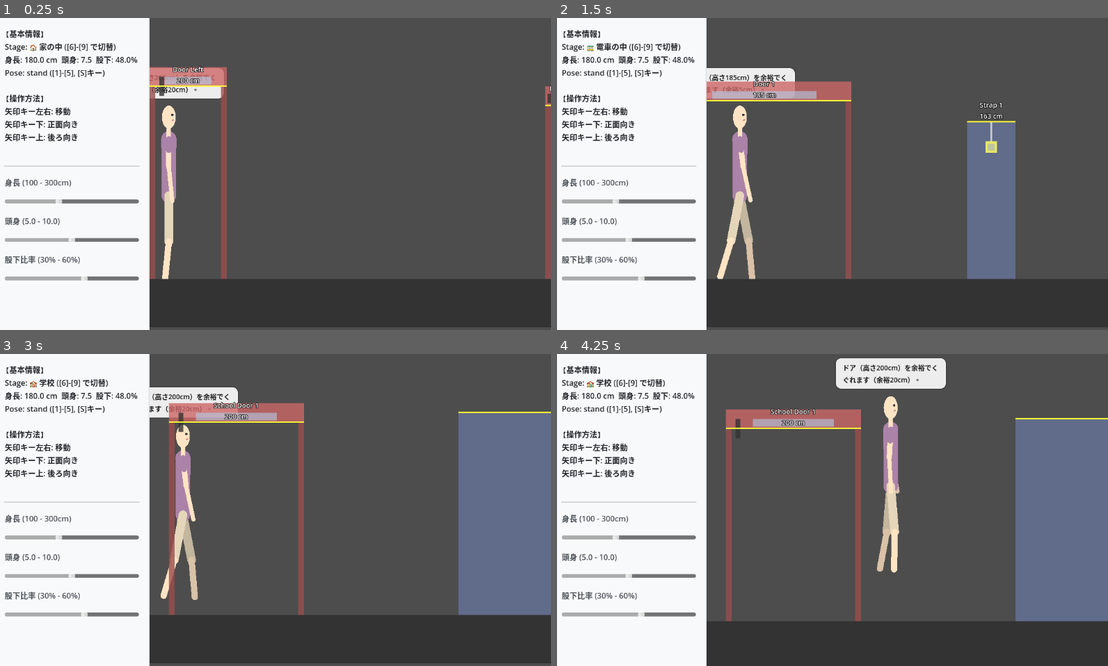
Above: before the commit, frames 1-4 (two rows, left to right).
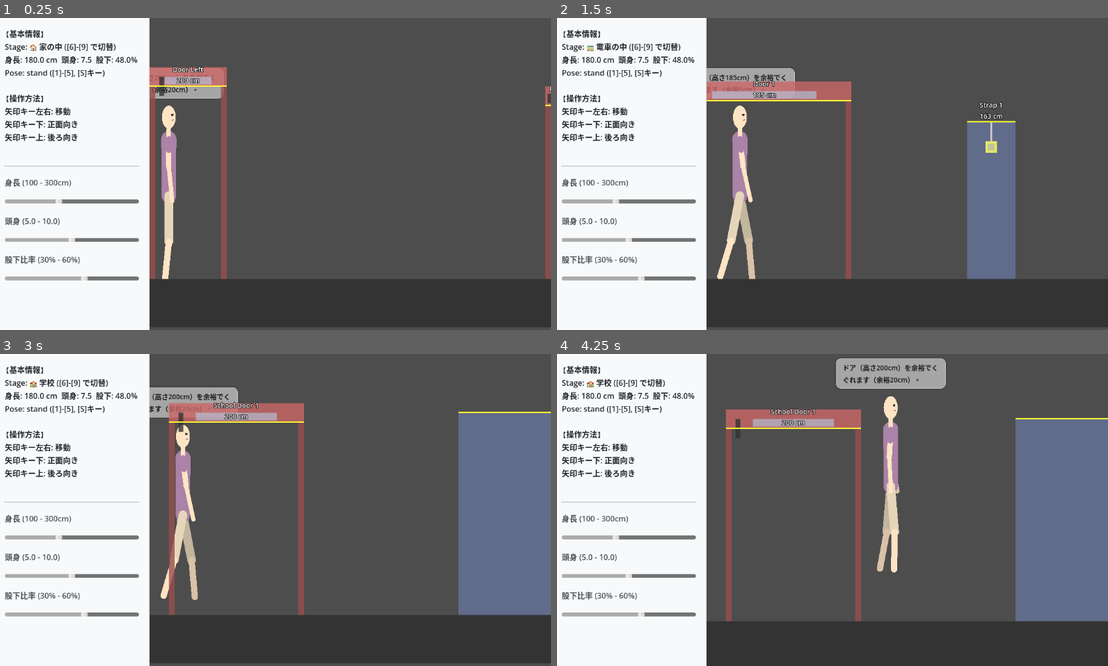
Above: after the commit, the same moments.

Repository: tinky44/TLS_3D
Game: Godot game, scene res://Main.tscn
Same seed, same stepped clock (60 frames per second), same inputs: the game is played once before the commit and once after it.
Inputs:
- Up to frame 1 (0.25 s): no input
- Up to frame 2 (1.5 s): tap Enter (ui_accept) at 0.5, 0.77 s; hold 6 0.53-1.28 s; hold Right (ui_right) from 0.53 s (still down); tap 7 at 1.35 s
- Up to frame 3 (3 s): tap Enter (ui_accept) at 1.52, 2.75 s; release Right (ui_right) at 2.03 s; hold Left (ui_left) 2.03-2.78 s; hold 8 2.03-2.78 s; hold Right (ui_right) from 2.78 s (still down); tap 9 at 2.85 s
- Up to frame 4 (4.25 s): keep holding Right (ui_right); tap Enter (ui_accept) at 3.02, 3.77 s; hold 1 from 3.53 s (still down)

The runs differ from the first frame. In frame 1, 0.4% of the frame differs, in the area x 28-41%, y 22-26%; in frame 2, 0.6%; in frame 3, 0.9%; in frame 4, 1.8%, in the area x 50-71%, y 1-12%.

Commit message:
feat: 正面・背面向きの描画を実装。吹き出しの透過度を調整
- 上（ui_up）下（ui_down）でキャラクターが正面および背面を向く機能を実装
- grep_simulatorのバランス（胴体の幅や腕の配置、胸やへそのディテール）に準拠して正面用のポリゴンと関節の配置を調整
- Player周辺に表示される吹き出し（障害物のコメント）パネルの透過度を50%に変更し、奥のキャラクターが見えるように調整

Co-Authored-By: gemini <218195315+gemini-cli@users.noreply.github.com>

Diff:
--- a/godot-project/scripts/CharacterDrawer.gd
+++ b/godot-project/scripts/CharacterDrawer.gd
@@ -138,51 +138,164 @@
 
     # --- 描画順：奥の腕 -> 奥の足 -> 胴体下 -> 胴体上 -> 手前の足 -> 首・頭 -> 手前の腕 ---
 
-    # 1. 奥の腕
-    var arm_len = m["armLength"] * p
-    var u_arm = arm_len * 0.45
-    var l_arm = arm_len * 0.55
-    var shoulder_offset = Vector2(shoulder_w * 0.2, 0).rotated(waist_angle - PI / 2 if dir == 1 else PI / 2)
-    if facing == "side": shoulder_offset = Vector2.ZERO # 真横ならオフセットなし
-
-    var s_pos_l = Vector2(sx, sy) - shoulder_offset
-    var p_elb_l = _rotated_point(s_pos_l.x, s_pos_l.y, u_arm, _arm_l_angle * PI / 180 + waist_angle + PI / 2)
-    var p_hand_l = _rotated_point(p_elb_l.x, p_elb_l.y, l_arm, _arm_l_angle * PI / 180 + waist_angle + PI / 2 - 0.1)
-    var p_sleeve_l = _rotated_point(s_pos_l.x, s_pos_l.y, u_arm * 0.4, _arm_l_angle * PI / 180 + waist_angle + PI / 2)
-
-    _draw_limb(s_pos_l, p_elb_l, arm_w, skin_dark)
-    _draw_limb(s_pos_l, p_sleeve_l, arm_w * 1.05, shirt_dark) # 奥の袖
-    _draw_limb(p_elb_l, p_hand_l, arm_w * 0.8, skin_dark)
-
-    # 2. 奥の足
-    var p_thigh_l = _rotated_point(cx, cy, thigh_l, leg_l_angle * PI / 180 + PI / 2)
-    var p_shin_l = _rotated_point(p_thigh_l.x, p_thigh_l.y, shin_l, leg_l_angle * PI / 180 + PI / 2 + knee_l)
-    _draw_limb(Vector2(cx, cy), p_thigh_l, thigh_w, pants_dark) # 太もも
-    _draw_limb(p_thigh_l, p_shin_l, shin_w, skin_dark) # すね
-
-    # 3. 胴体（服）
-    # 下部（骨盤〜腰）
-    _draw_trapezoid(Vector2(wx, wy), Vector2(cx, cy), hip_w, hip_w, base_shirt_color, waist_angle * 0.5)
-    # 中部・上部（腰〜肩）
-    _draw_trapezoid(Vector2(sx, sy), Vector2(wx, wy), shoulder_w, hip_w, base_shirt_color, waist_angle)
-
-    # 4. 手前の足
-    var p_thigh_r = _rotated_point(cx, cy, thigh_l, leg_r_angle * PI / 180 + PI / 2)
-    var p_shin_r = _rotated_point(p_thigh_r.x, p_thigh_r.y, shin_l, leg_r_angle * PI / 180 + PI / 2 + knee_r)
-    _draw_limb(Vector2(cx, cy), p_thigh_r, thigh_w, pants_color) # 太もも
-    _draw_limb(p_thigh_r, p_shin_r, shin_w, skin_color) # すね
-
-    # 5. 首
-    _draw_limb(Vector2(sx, sy), Vector2(nx, ny), neck_w, skin_color)
-
-    # 6. 頭
-    var head_w = (m["headWidth"] if m.has("headWidth") else m["head"] * 0.702) * p
-    if facing == "side": head_w *= 0.85 # 横顔は少し幅を狭める
-
-    _draw_ellipse(Vector2(hx, hy), head_w / 2.0, head_h / 2.0, skin_color)
-
-    # 目と口（サイドビュー時）
-    if facing == "side":
+    if facing == "front" or facing == "back":
+        # ======== 正面・背面 (Front / Back) ========
+        # grep_simulatorのロジックに倣い、胴体自体の幅(body_w)は肩幅(shoulder_w)の 3/5 程度にする
+        var body_w = shoulder_w * 0.6
+        var body_w_half = body_w / 2.0
+
+        # 腕のオフセット：胴体の幅のすぐ外側（肩幅の 1/2 より少し内側）
+        var sh_off = shoulder_w * 0.5 - arm_w * 0.5
+
+        # 肩の高さ（sy は元々背骨の曲がり等を考慮した位置だが、正面描画では少し高く見えすぎるため調整）
+        # grep_simulator では yShoulderScaled = crotchY - currentTorsoL としている
+        var front_sy = cy - m["arm"] * p
+
+        # 脚のオフセット：胴体幅の半分より少し内側
+        var hp_off = body_w_half * 0.6
+
+        # 腕と脚の基点
+        var p_hip_l = Vector2(cx - hp_off, cy)
+        var p_hip_r = Vector2(cx + hp_off, cy)
+        var p_sh_l = Vector2(sx - sh_off, front_sy)
+        var p_sh_r = Vector2(sx + sh_off, front_sy)
+
+        # 歩行時の左右のブレを抑えるため角度変化を小さくする
+        var f_leg_l_ang = (leg_l_angle * 0.2) * PI / 180 + PI / 2
+        var f_leg_r_ang = (leg_r_angle * 0.2) * PI / 180 + PI / 2
+
+        # 1. 両足 (背面に配置するため最初に描画)
+        var p_thigh_l = _rotated_point(p_hip_l.x, p_hip_l.y, thigh_l, f_leg_l_ang)
+        var p_shin_l = _rotated_point(p_thigh_l.x, p_thigh_l.y, shin_l, f_leg_l_ang + knee_l * 0.2)
+        _draw_limb(p_hip_l, p_thigh_l, thigh_w, pants_color)
+        _draw_limb(p_thigh_l, p_shin_l, shin_w, skin_color)
+
+        var p_thigh_r = _rotated_point(p_hip_r.x, p_hip_r.y, thigh_l, f_leg_r_ang)
+        var p_shin_r = _rotated_point(p_thigh_r.x, p_thigh_r.y, shin_l, f_leg_r_ang + knee_r * 0.2)
+        _draw_limb(p_hip_r, p_thigh_r, thigh_w, pants_color)
+        _draw_limb(p_thigh_r, p_shin_r, shin_w, skin_color)
+
+        # 2. 胴体 (シャツ)
+        # 胴体の丸みを消し、角ばった形にして「服」らしいシルエットを強調
+        var body_pts_lower = PackedVector2Array([
+            Vector2(wx - body_w_half, wy), Vector2(wx + body_w_half, wy),
+            Vector2(cx + body_w_half, cy), Vector2(cx - body_w_half, cy)
+        ])
+        draw_polygon(body_pts_lower, PackedColorArray([base_shirt_color]))
+
+        var body_pts_upper = PackedVector2Array([
+            Vector2(sx - body_w_half, front_sy), Vector2(sx + body_w_half, front_sy),
+            Vector2(wx + body_w_half, wy), Vector2(wx - body_w_half, wy)
+        ])
+        draw_polygon(body_pts_upper, PackedColorArray([base_shirt_color]))
+
+        # 3. 首
+        _draw_limb(Vector2(sx, front_sy), Vector2(nx, ny), neck_w, skin_color)
+
+        # 4. 頭
+        var head_w = (m["headWidth"] if m.has("headWidth") else m["head"] * 0.702) * p
+        _draw_ellipse(Vector2(hx, hy), head_w / 2.0, head_h / 2.0, skin_color)
+
+        # 5. 両腕 (胴体の上に描画)
+        var arm_len = m["armLength"] * p
+        var u_arm = arm_len * 0.45
+        var l_arm = arm_len * 0.55
+
+        # 左腕（画面左側）: やや左へ広げる (+0.12ラジアン)
+        var f_arm_l_ang = 0.12 + (_arm_l_angle * 0.3) * PI / 180 + PI / 2
+        var p_elb_l = _rotated_point(p_sh_l.x, p_sh_l.y, u_arm, f_arm_l_ang)
+        var p_hand_l = _rotated_point(p_elb_l.x, p_elb_l.y, l_arm, f_arm_l_ang)
+        var p_sleeve_l = _rotated_point(p_sh_l.x, p_sh_l.y, u_arm * 0.4, f_arm_l_ang)
+
+        # 右腕（画面右側）: やや右へ広げる (-0.12ラジアン)
+        var f_arm_r_ang = -0.12 + (arm_r_angle * 0.3) * PI / 180 + PI / 2
+        var p_elb_r = _rotated_point(p_sh_r.x, p_sh_r.y, u_arm, f_arm_r_ang)
+        var p_hand_r = _rotated_point(p_elb_r.x, p_elb_r.y, l_arm, f_arm_r_ang)
+        var p_sleeve_r = _rotated_point(p_sh_r.x, p_sh_r.y, u_arm * 0.4, f_arm_r_ang)
+
+        # 腕の描画
+        var arm_color = skin_color if facing == "front" else skin_dark
+        var sleeve_color = base_shirt_color if facing == "front" else shirt_dark
+        _draw_limb(p_sh_l, p_elb_l, arm_w, arm_color)
+        _draw_limb(p_sh_l, p_sleeve_l, arm_w * 1.05, sleeve_color)
+        _draw_limb(p_elb_l, p_hand_l, arm_w * 0.8, arm_color)
+
+        _draw_limb(p_sh_r, p_elb_r, arm_w, arm_color)
+        _draw_limb(p_sh_r, p_sleeve_r, arm_w * 1.05, sleeve_color)
+        _draw_limb(p_elb_r, p_hand_r, arm_w * 0.8, arm_color)
+
+        # 6. 顔とディテール (一番上に描画)
+        if facing == "front":
+            var eye_off_x = head_w * 0.2
+            var eye_y = hy - (head_h * 0.1)
+            draw_circle(Vector2(hx - eye_off_x, eye_y), 2.5, Color("#333333"))
+            draw_circle(Vector2(hx + eye_off_x, eye_y), 2.5, Color("#333333"))
+
+            # ニッコリ口
+            var mouth_y = hy + (head_h * 0.15)
+            var m_pts = PackedVector2Array()
+            for i in range(11):
+                var t = float(i) / 10.0
+                var xx = lerp(-head_w * 0.15, head_w * 0.15, t)
+                var yy = mouth_y + sin(t * PI) * 3.0
+                m_pts.append(Vector2(hx + xx, yy))
+            for i in range(m_pts.size() - 1):
+                draw_line(m_pts[i], m_pts[i + 1], Color("#c07070"), 2.0)
+
+            # 胸のポッチ
+            # currentTorsoL = arm_p (胴体の長さ全体)
+            var current_torso_l = m["arm"] * p
+            var nipple_y = front_sy + (current_torso_l * 0.25)
+            # nipple_x は肩幅の 3/25 程度 (grep_simulator準拠)
+            var nip_x = shoulder_w * (3.0 / 25.0)
+            draw_circle(Vector2(sx - nip_x, nipple_y), 3.0, Color("#d0a0a0"))
+            draw_circle(Vector2(sx + nip_x, nipple_y), 3.0, Color("#d0a0a0"))
+
+            # おへそ
+            var navel_y = front_sy + (current_torso_l * 0.60)
+            draw_circle(Vector2(wx, navel_y), 2.0, Color("#d0a0a0"))
+
+    else:
+        # ======== 横向き (Side) ========
+        # 1. 奥の腕
+        var arm_len = m["armLength"] * p
+        var u_arm = arm_len * 0.45
+        var l_arm = arm_len * 0.55
+        var shoulder_offset = Vector2.ZERO # 真横ならオフセットなし
+
+        var s_pos_l = Vector2(sx, sy) - shoulder_offset
+        var p_elb_l = _rotated_point(s_pos_l.x, s_pos_l.y, u_arm, _arm_l_angle * PI / 180 + waist_angle + PI / 2)
+        var p_hand_l = _rotated_point(p_elb_l.x, p_elb_l.y, l_arm, _arm_l_angle * PI / 180 + waist_angle + PI / 2 - 0.1)
+        var p_sleeve_l = _rotated_point(s_pos_l.x, s_pos_l.y, u_arm * 0.4, _arm_l_angle * PI / 180 + waist_angle + PI / 2)
+
+        _draw_limb(s_pos_l, p_elb_l, arm_w, skin_dark)
+        _draw_limb(s_pos_l, p_sleeve_l, arm_w * 1.05, shirt_dark) # 奥の袖
+        _draw_limb(p_elb_l, p_hand_l, arm_w * 0.8, skin_dark)
+
+        # 2. 奥の足
+        var p_thigh_l = _rotated_point(cx, cy, thigh_l, leg_l_angle * PI / 180 + PI / 2)
+        var p_shin_l = _rotated_point(p_thigh_l.x, p_thigh_l.y, shin_l, leg_l_angle * PI / 180 + PI / 2 + knee_l)
+        _draw_limb(Vector2(cx, cy), p_thigh_l, thigh_w, pants_dark) # 太もも
+        _draw_limb(p_thigh_l, p_shin_l, shin_w, skin_dark) # すね
+
+        # 3. 胴体（服）
+        _draw_trapezoid(Vector2(wx, wy), Vector2(cx, cy), hip_w, hip_w, base_shirt_color, waist_angle * 0.5)
+        _draw_trapezoid(Vector2(sx, sy), Vector2(wx, wy), shoulder_w, hip_w, base_shirt_color, waist_angle)
+
+        # 4. 手前の足
+        var p_thigh_r = _rotated_point(cx, cy, thigh_l, leg_r_angle * PI / 180 + PI / 2)
+        var p_shin_r = _rotated_point(p_thigh_r.x, p_thigh_r.y, shin_l, leg_r_angle * PI / 180 + PI / 2 + knee_r)
+        _draw_limb(Vector2(cx, cy), p_thigh_r, thigh_w, pants_color) # 太もも
+        _draw_limb(p_thigh_r, p_shin_r, shin_w, skin_color) # すね
+
+        # 5. 首
+        _draw_limb(Vector2(sx, sy), Vector2(nx, ny), neck_w, skin_color)
+
+        # 6. 頭
+        var head_w = (m["headWidth"] if m.has("headWidth") else m["head"] * 0.702) * p * 0.85 # 横顔は少し幅を狭める
+        _draw_ellipse(Vector2(hx, hy), head_w / 2.0, head_h / 2.0, skin_color)
+
+        # 目と口（サイドビュー時）
         var eye_x = hx + (head_w * 0.25)
         var eye_y = hy - (head_h * 0.1)
         draw_circle(Vector2(eye_x, eye_y), 2.5, Color("#333333"))
@@ -191,15 +304,15 @@
         var mouth_y = hy + (head_h * 0.15)
         draw_line(Vector2(mouth_x - 1, mouth_y), Vector2(mouth_x + 3, mouth_y - 2), Color("#c07070"), 2.0)
 
-    # 7. 手前の腕
-    var s_pos_r = Vector2(sx, sy) + shoulder_offset
-    var p_elb_r = _rotated_point(s_pos_r.x, s_pos_r.y, u_arm, arm_r_angle * PI / 180 + waist_angle + PI / 2)
-    var p_hand_r = _rotated_point(p_elb_r.x, p_elb_r.y, l_arm, arm_r_angle * PI / 180 + waist_angle + PI / 2 - 0.1)
-    var p_sleeve_r = _rotated_point(s_pos_r.x, s_pos_r.y, u_arm * 0.4, arm_r_angle * PI / 180 + waist_angle + PI / 2)
-
-    _draw_limb(s_pos_r, p_elb_r, arm_w, skin_color)
-    _draw_limb(s_pos_r, p_sleeve_r, arm_w * 1.05, base_shirt_color) # 手前の袖
-    _draw_limb(p_elb_r, p_hand_r, arm_w * 0.8, skin_color)
+        # 7. 手前の腕
+        var s_pos_r = Vector2(sx, sy) + shoulder_offset
+        var p_elb_r = _rotated_point(s_pos_r.x, s_pos_r.y, u_arm, arm_r_angle * PI / 180 + waist_angle + PI / 2)
+        var p_hand_r = _rotated_point(p_elb_r.x, p_elb_r.y, l_arm, arm_r_angle * PI / 180 + waist_angle + PI / 2 - 0.1)
+        var p_sleeve_r = _rotated_point(s_pos_r.x, s_pos_r.y, u_arm * 0.4, arm_r_angle * PI / 180 + waist_angle + PI / 2)
+
+        _draw_limb(s_pos_r, p_elb_r, arm_w, skin_color)
+        _draw_limb(s_pos_r, p_sleeve_r, arm_w * 1.05, base_shirt_color) # 手前の袖
+        _draw_limb(p_elb_r, p_hand_r, arm_w * 0.8, skin_color)
 
     if flip:
         draw_set_transform(Vector2.ZERO, 0, Vector2.ONE)
--- a/godot-project/scripts/MainScene.gd
+++ b/godot-project/scripts/MainScene.gd
@@ -30,7 +30,7 @@
 func _setup_bubble():
     bubble_panel = PanelContainer.new()
     var style = StyleBoxFlat.new()
-    style.bg_color = Color(1.0, 1.0, 1.0, 0.9)
+    style.bg_color = Color(1.0, 1.0, 1.0, 0.5)
     style.border_width_left = 2
     style.border_width_top = 2
     style.border_width_right = 2
